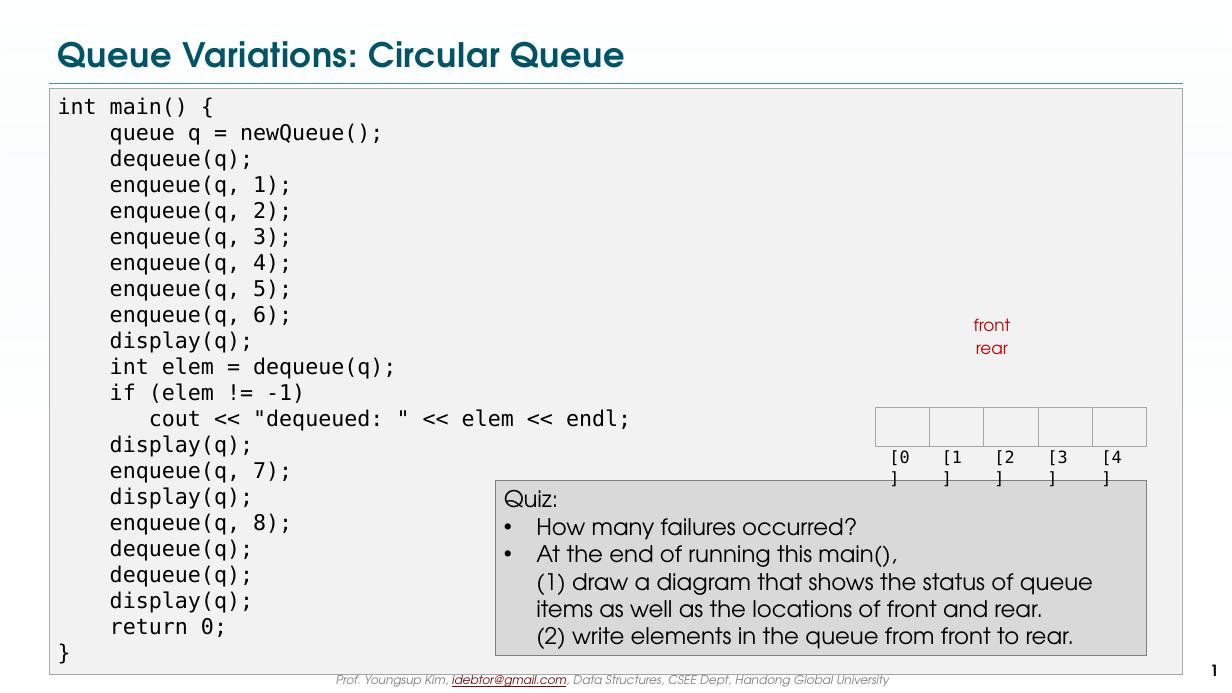
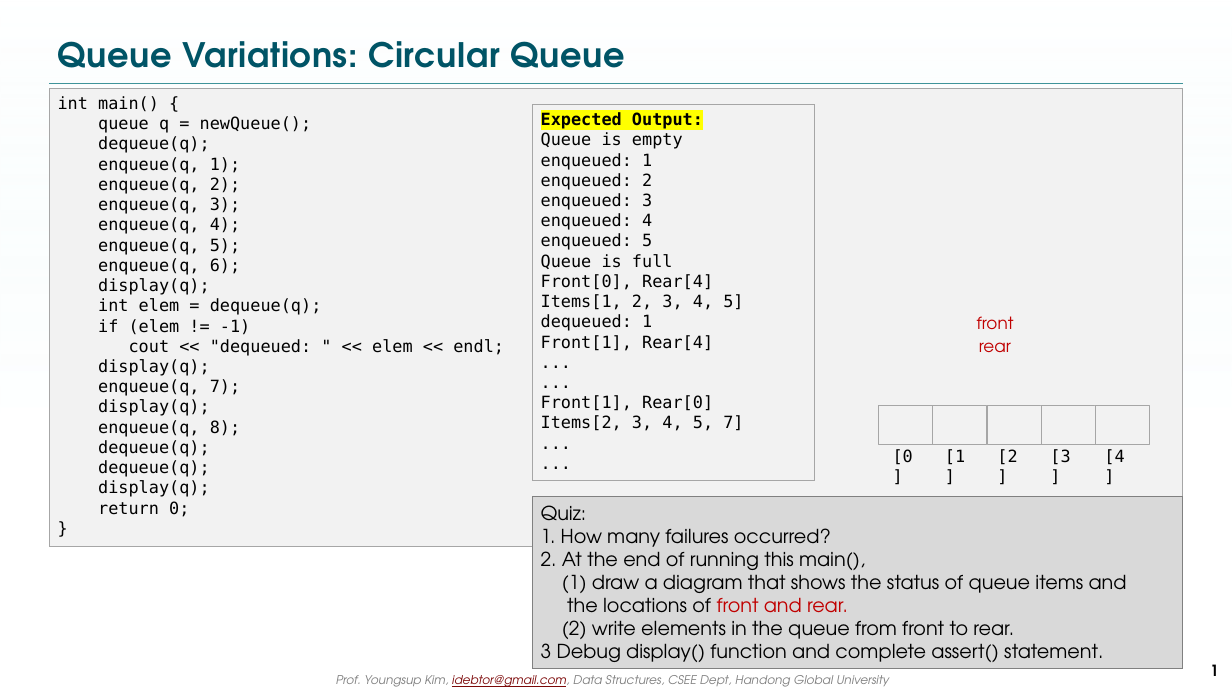
Before and after one commit to idebtor/nowic, a slide deck: slide 1 of ppts/3-2.1_Queue Quiz6.pptx. Drawn at 1232x693 pixels with LibreOffice and Linux fonts; fonts in the diff are those of the drawing; background and template pictures are left out. Boxes give left, top, right and bottom in pixels: in the first picture for what was removed or moved away, otherwise in the second. Text is boxed around its words. In the diff, an @@ line names an element or a change of style, - is before the commit and + after.

```diff
--- a/ppts/3-2.1_Queue Quiz6.pptx
+++ b/ppts/3-2.1_Queue Quiz6.pptx
@@ rectangle "int main() {": place and size @@
-rectangle "int main() {" at bbox=[49, 88, 1183, 675]
+rectangle "int main() {" at bbox=[49, 88, 1183, 546]
@@ rectangle "int main() {" at bbox=[49, 88, 1183, 546]: size 18 to 14 pt @@
@@ rectangle added at bbox=[532, 105, 814, 481], fill #F2F2F2, outline #A6A6A6 0.75 pt, 14 pt, text #000000 @@
+Expected Output:
+Queue is empty
+enqueued: 1
+enqueued: 2
+enqueued: 3
+enqueued: 4
+enqueued: 5
+Queue is full
+Front[0], Rear[4]
+Items[1, 2, 3, 4, 5]
+dequeued: 1
+Front[1], Rear[4]
+...
+...
+Front[1], Rear[0]
+Items[2, 3, 4, 5, 7]
+...
+...
@@ rectangle: place and size @@
-rectangle at bbox=[930, 407, 983, 446]
+rectangle at bbox=[933, 405, 987, 444]
@@ text "[0]": place and size @@
-text "[0]" at bbox=[889, 450, 909, 466]
+text "[0]" at bbox=[893, 449, 913, 465]
@@ rectangle "Quiz:": place and size @@
-rectangle "Quiz:" at bbox=[496, 481, 1146, 656]
+rectangle "Quiz:" at bbox=[532, 496, 1183, 669]
@@ text in rectangle at bbox=[541, 505, 587, 529]: size 19 to 16 pt in "Quiz:" @@
@@ text in rectangle at bbox=[541, 528, 1127, 662]: text changed; size 19 to 16 pt @@
-• How many failures occurred?
-• At the end of running this main(),
-  (1) draw a diagram that shows the status of queue items as well as the locations of front and rear.
-  (2) write elements in the queue from front to rear.
+1. How many failures occurred?
+2. At the end of running this main(),
+(1) draw a diagram that shows the status of queue items and
+the locations of front and rear.
+(2) write elements in the queue from front to rear.
+3 Debug display() function and complete assert() statement.
```
